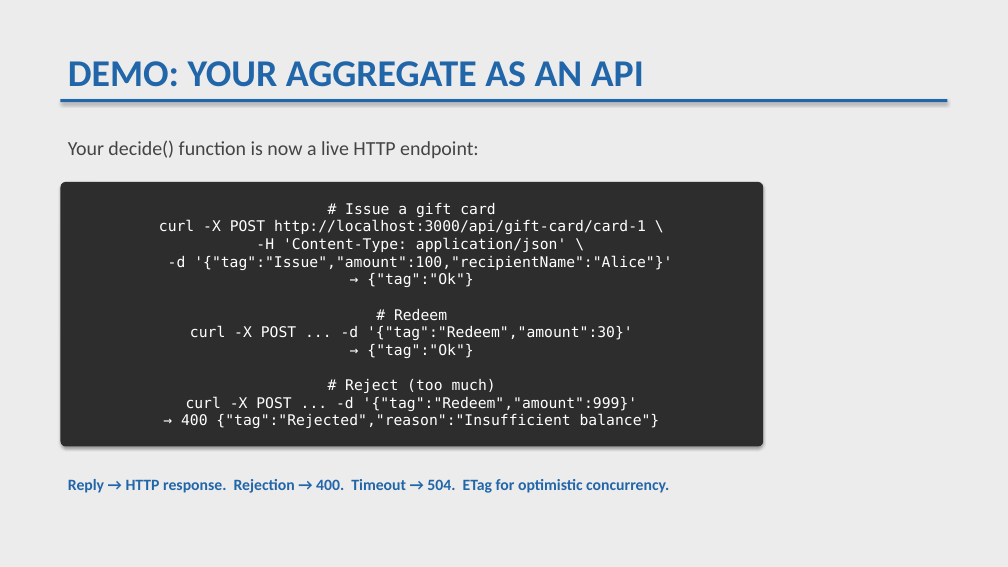
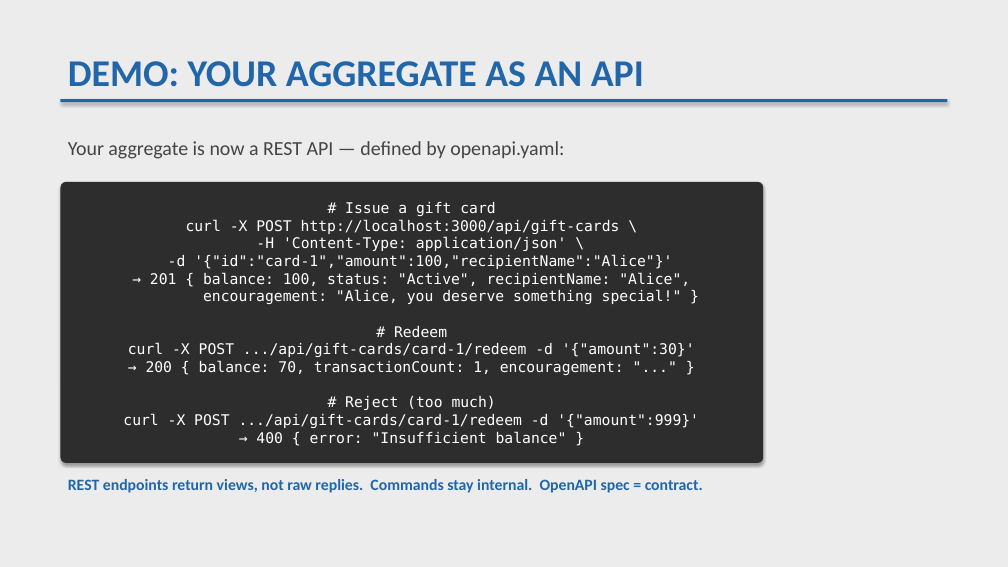
Before and after one commit to lambda-house/teob-ts-workshop-gift-card, a slide deck: slide 20 of slides/DDD-Workshop-Slides.pptx (slide 17 before the commit). Drawn at 1008x567 pixels with LibreOffice and Linux fonts; fonts in the diff are those of the drawing. Boxes give left, top, right and bottom in pixels: in the first picture for what was removed or moved away, otherwise in the second. Text is boxed around its words. In the diff, an @@ line names an element or a change of style, - is before the commit and + after.

```diff
--- a/slides/DDD-Workshop-Slides.pptx
+++ b/slides/DDD-Workshop-Slides.pptx
@@ text at <box>68,141,564,159</box>: text changed @@
-Your decide() function is now a live HTTP endpoint:
+Your aggregate is now a REST API — defined by openapi.yaml:
@@ rounded rectangle "# Issue a gift card ...": place and size @@
-rounded rectangle "# Issue a gift card ..." at <box>60,182,764,447</box>
+rounded rectangle "# Issue a gift card ..." at <box>60,182,764,464</box>
@@ text in rounded rectangle at <box>123,202,699,444</box>: text changed @@
-# Issue a gift card
-curl -X POST http://localhost:3000/api/gift-card/card-1 \
--H 'Content-Type: application/json' \
--d '{"tag":"Issue","amount":100,"recipientName":"Alice"}'
-→ {"tag":"Ok"}
-# Redeem
-curl -X POST ... -d '{"tag":"Redeem","amount":30}'
-→ {"tag":"Ok"}
-# Reject (too much)
-curl -X POST ... -d '{"tag":"Redeem","amount":999}'
-→ 400 {"tag":"Rejected","reason":"Insufficient balance"}
+# Issue a gift card
+curl -X POST http://localhost:3000/api/gift-cards \
+-H 'Content-Type: application/json' \
+-d '{"id":"card-1","amount":100,"recipientName":"Alice"}'
+→ 201 { balance: 100, status: "Active", recipientName: "Alice",
+encouragement: "Alice, you deserve something special!" }
+# Redeem
+curl -X POST .../api/gift-cards/card-1/redeem -d '{"amount":30}'
+→ 200 { balance: 70, transactionCount: 1, encouragement: "..." }
+# Reject (too much)
+curl -X POST .../api/gift-cards/card-1/redeem -d '{"amount":999}'
+→ 400 { error: "Insufficient balance" }
@@ text at <box>68,479,703,493</box>: text changed @@
-Reply → HTTP response. Rejection → 400. Timeout → 504. ETag for optimistic concurrency.
+REST endpoints return views, not raw replies. Commands stay internal. OpenAPI spec = contract.
```
Also in this commit, not shown: 3 other slides changed, 7 slides added, 1 slide removed, 9 other files.
